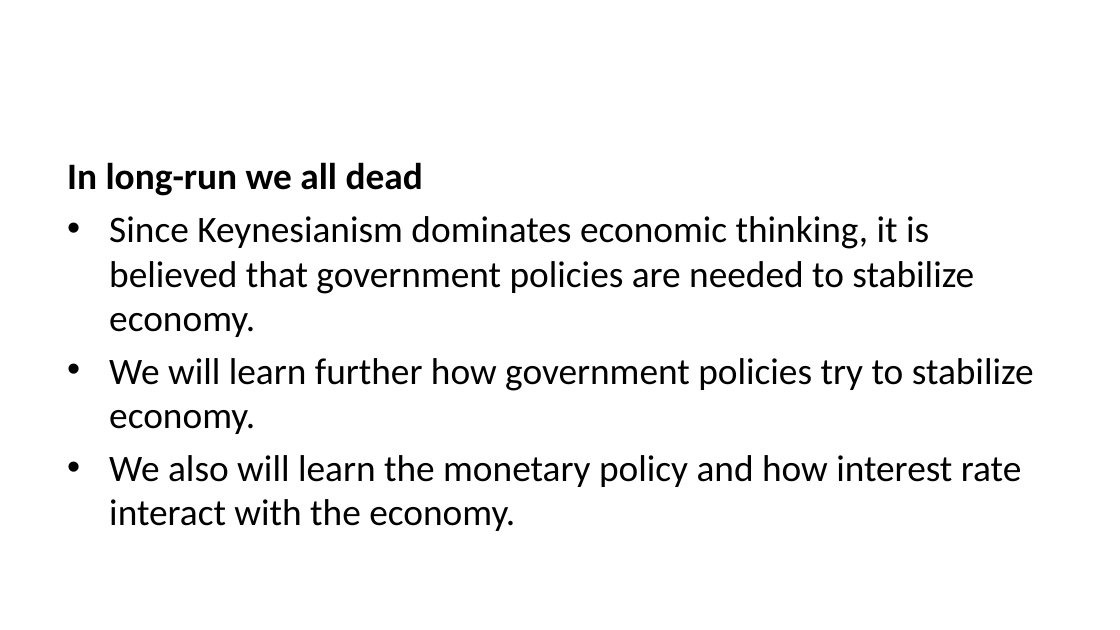
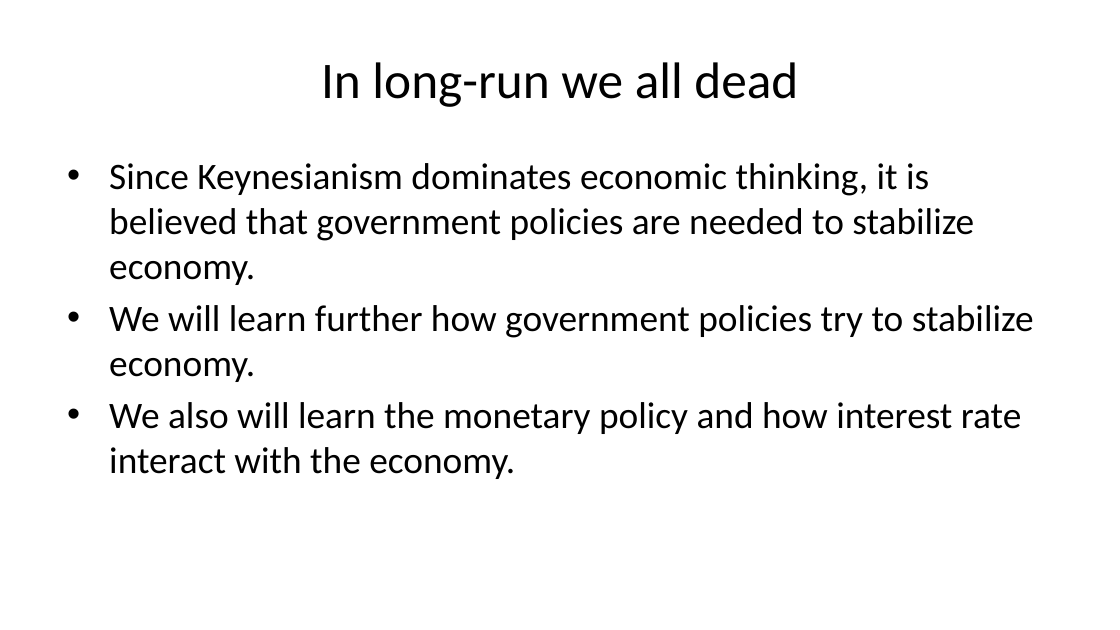
Before and after one commit to imedkrisna/krisna, a slide deck: slide 47 of static/ekon/week10/index.pptx (slide 43 before the commit). Drawn at 1120x630 pixels with LibreOffice and Linux fonts; fonts in the diff are those of the drawing. Boxes give left, top, right and bottom in pixels: in the first picture for what was removed or moved away, otherwise in the second. Text is boxed around its words. In the diff, an @@ line names an element or a change of style, - is before the commit and + after.

```diff
--- a/static/ekon/week10/index.pptx
+++ b/static/ekon/week10/index.pptx
@@ title added at box(321, 62, 798, 107), 33 pt, text #000000 @@
+In long-run we all dead
@@ text at box(67, 162, 423, 196): paragraph removed @@
-In long-run we all dead
```
Also in this commit, not shown: 23 other slides changed, 9 slides added, 5 slides removed, 2 other files.
